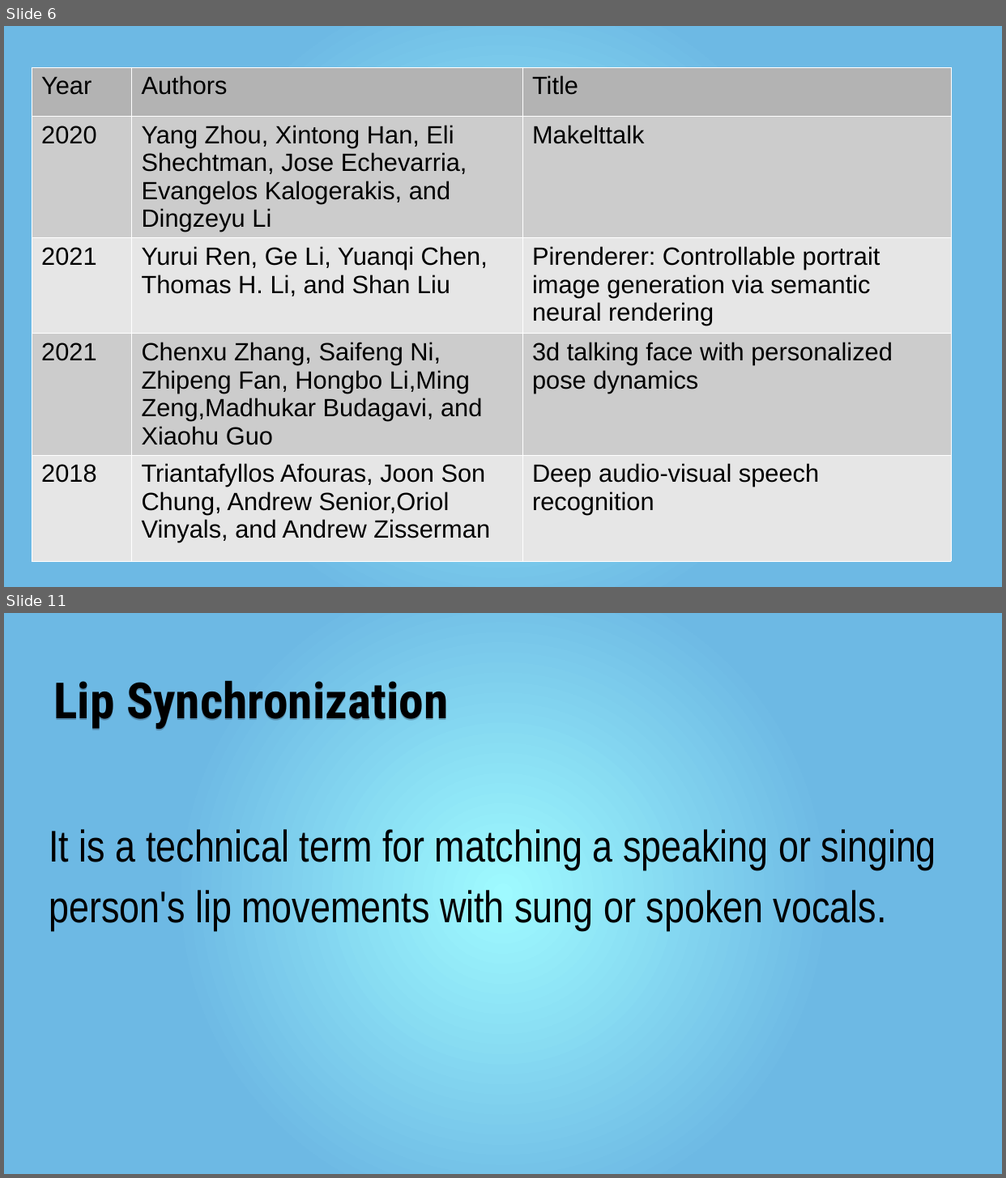
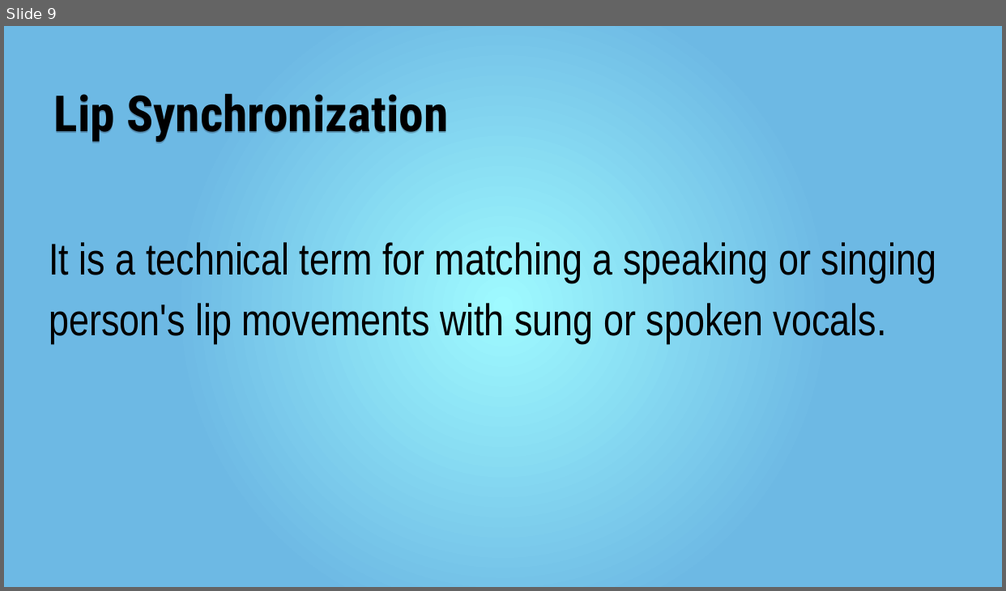
Before and after one commit to mr-speedster/seminar-presentation, a slide deck: Presentation.pptx. Shown one above the other, each under a label of ours: slides 6 and 11 before the commit, slide 9 after it; the slides between them are not shown. The pictures are 1006x1178 and 1006x591 pixels, drawn with LibreOffice and Linux fonts; fonts in the diff are those of the drawing. Boxes give left, top, right and bottom in pixels: in the first picture for what was removed or moved away, otherwise in the second. Text is boxed around its words. In the diff, an @@ line names an element or a change of style, - is before the commit and + after.

```diff
--- a/Presentation.pptx
+++ b/Presentation.pptx
@@ slide 6 removed at [4,26,1002,587], background gradient #9FFAFF to #6DB9E4 @@
@@ table removed at [32,67,951,546], 5 rows, 3 columns @@
-Year | Authors | Title
-2020 | Yang Zhou, Xintong Han, Eli Shechtman, Jose Echevarria, / Evangelos Kalogerakis, and Dingzeyu Li | Makelttalk
-2021 | Yurui Ren, Ge Li, Yuanqi Chen, Thomas H. Li, and Shan Liu | Pirenderer: Controllable portrait image generation via semantic / neural rendering
-2021 | Chenxu Zhang, Saifeng Ni, Zhipeng Fan, Hongbo Li,Ming Zeng,Madhukar Budagavi, and Xiaohu Guo | 3d talking face with personalized / pose dynamics
-2018 | Triantafyllos Afouras, Joon Son Chung, Andrew Senior,Oriol Vinyals, and Andrew Zisserman | Deep audio-visual speech recognition
@@ what was slide 11 is now slide 9 @@
```
Also in this commit, not shown: 8 slides changed, 9 slides added, 3 other slides removed, 4 other files.
